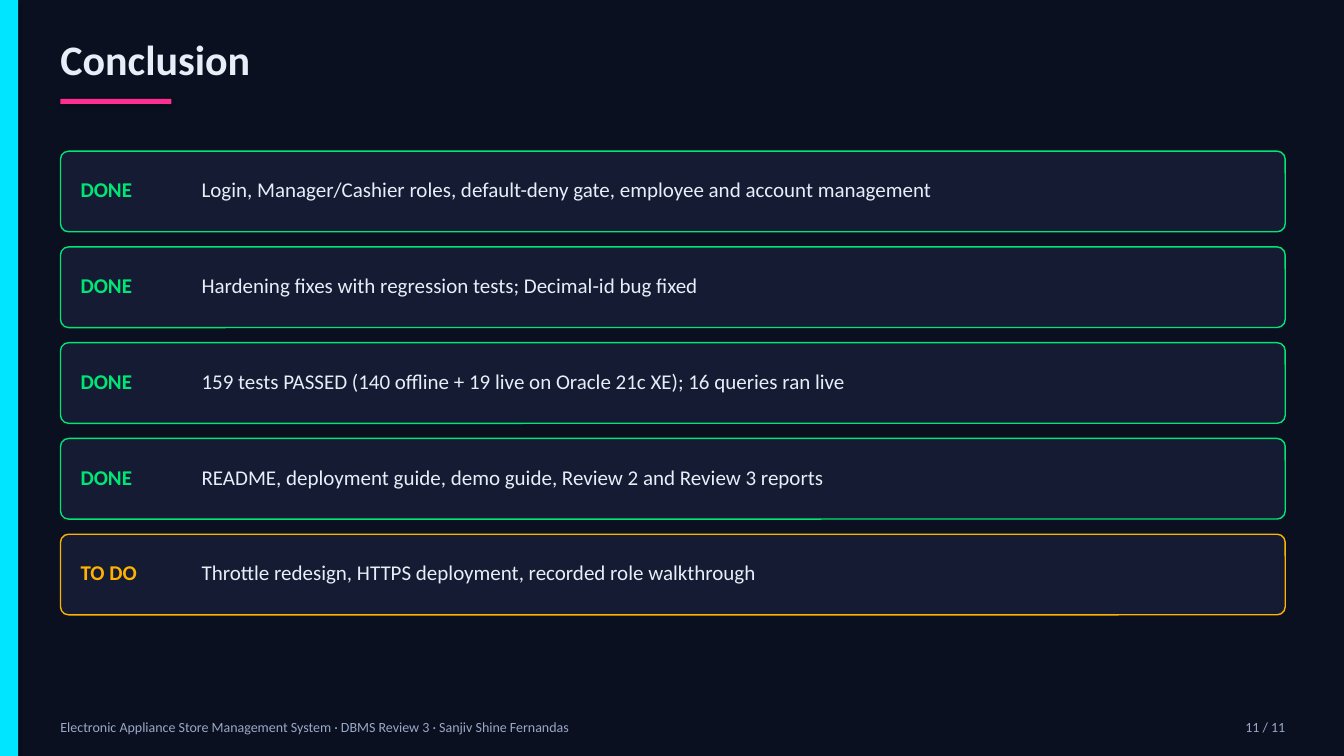
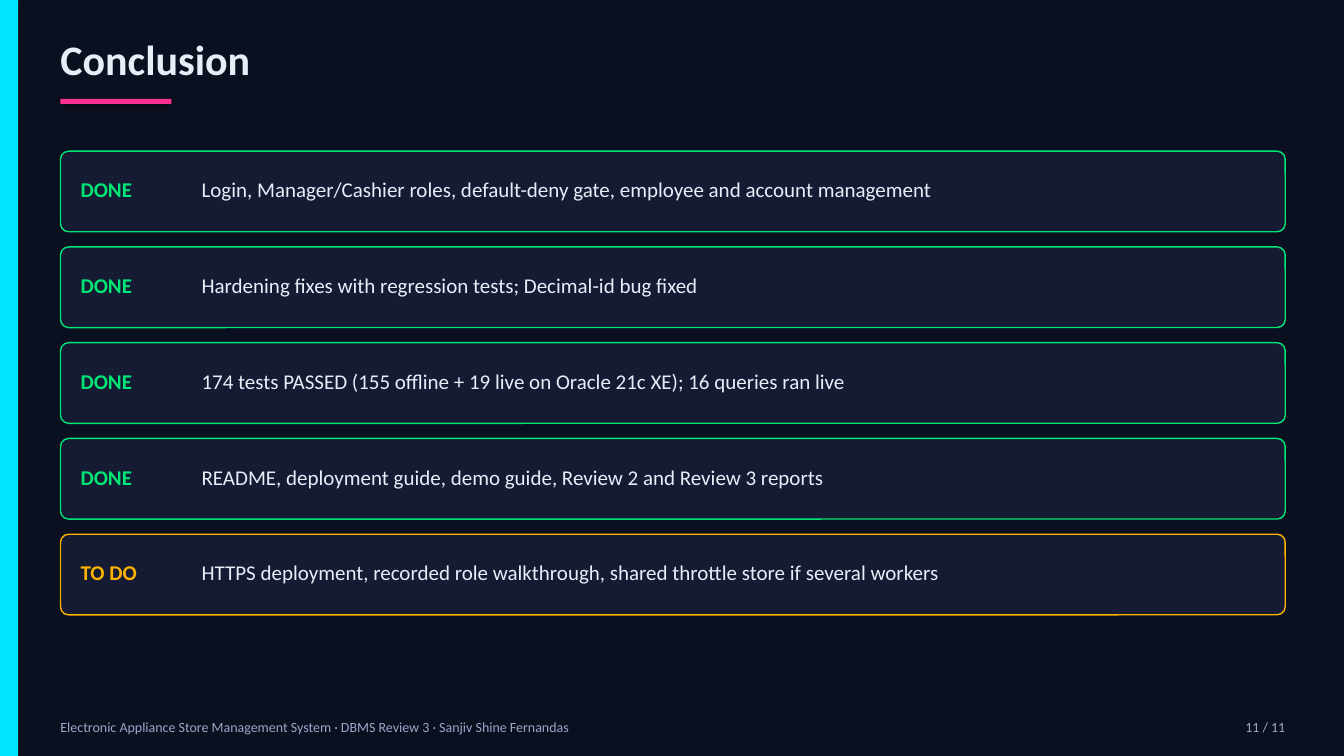
Before and after one commit to sanjiv283/Electronic_Appliance_Store_Manager, a slide deck: slide 11 of docs/Review_3_Presentation.pptx. Drawn at 1344x756 pixels with LibreOffice and Linux fonts; fonts in the diff are those of the drawing. Boxes give left, top, right and bottom in pixels: in the first picture for what was removed or moved away, otherwise in the second. Text is boxed around its words. In the diff, an @@ line names an element or a change of style, - is before the commit and + after.

```diff
--- a/docs/Review_3_Presentation.pptx
+++ b/docs/Review_3_Presentation.pptx
@@ text at box(202, 374, 844, 393): text changed @@
-159 tests PASSED (140 offline + 19 live on Oracle 21c XE); 16 queries ran live
+174 tests PASSED (155 offline + 19 live on Oracle 21c XE); 16 queries ran live
@@ text at box(202, 565, 939, 584): text changed @@
-Throttle redesign, HTTPS deployment, recorded role walkthrough
+HTTPS deployment, recorded role walkthrough, shared throttle store if several workers
```
Also in this commit, not shown: 2 other slides changed, 15 other files.
